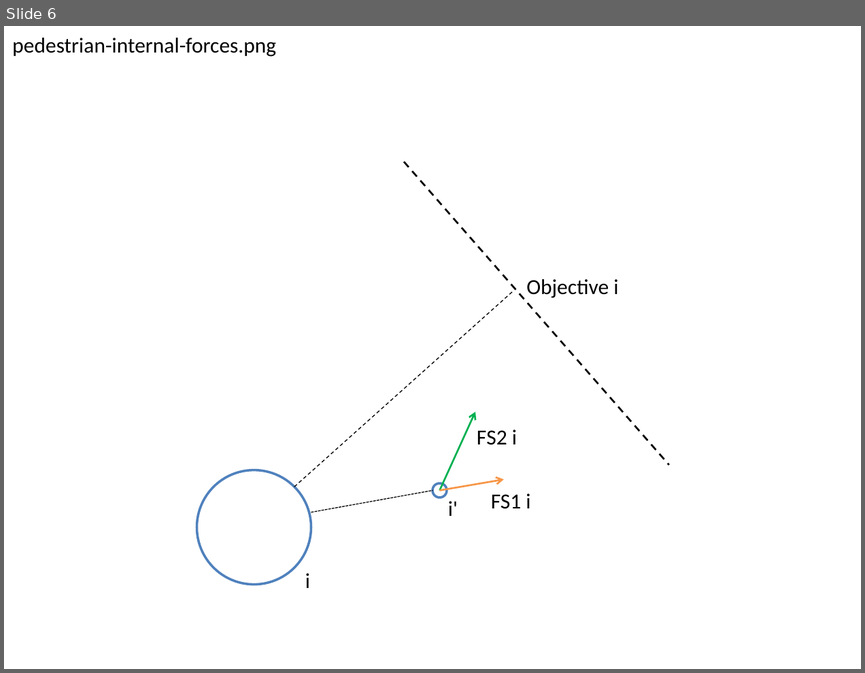
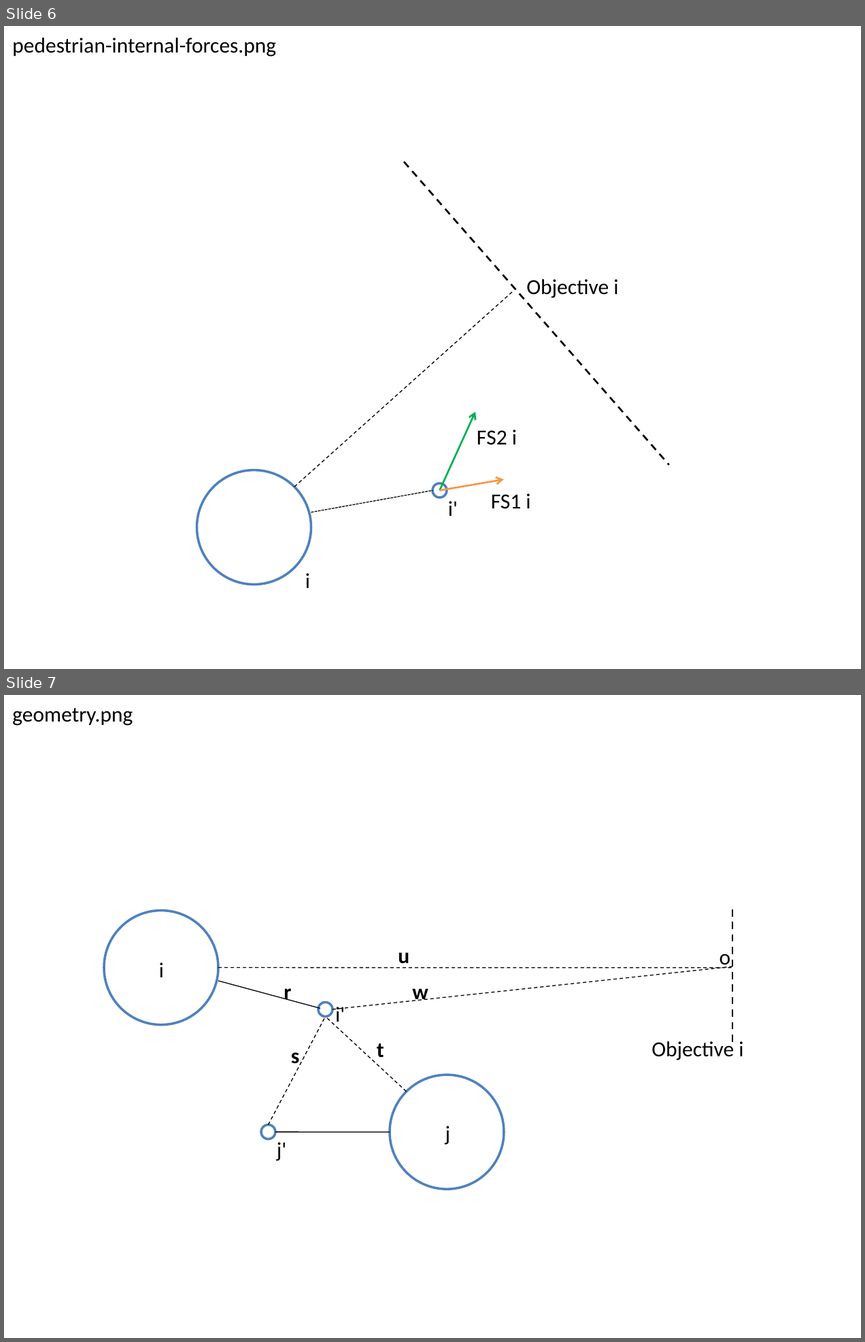
Before and after one commit to amarseillan-zz/pedestriansimulation, a slide deck: doc/informe/pictures.pptx. Shown one above the other, each under a label of ours: slide 6 before the commit, slides 6 and 7 after it. The pictures are 865x673 and 865x1342 pixels, drawn with LibreOffice and Linux fonts; fonts in the diff are those of the drawing. Boxes give left, top, right and bottom in pixels: in the first picture for what was removed or moved away, otherwise in the second. Text is boxed around its words. In the diff, an @@ line names an element or a change of style, - is before the commit and + after.

```diff
--- a/doc/informe/pictures.pptx
+++ b/doc/informe/pictures.pptx
@@ slide 7 added at [4,695,861,1338], background #FFFFFF @@
@@ text added at [12,708,133,726], 18 pt, text #000000 @@
+geometry.png
@@ ellipse added at [104,910,218,1024], outline #4F81BD 2 pt @@
@@ line added from (732, 909) to (732, 1045), #000000 1.5 pt dashed @@
@@ text added at [398,952,409,968], 18 pt, text #000000, bold @@
+u
@@ text added at [719,953,731,968], 18 pt, text #000000 @@
+o
@@ text added at [159,962,164,977], 18 pt, text #000000 @@
+i
@@ line added from (218, 968) to (732, 968), #000000 0.75 pt dashed @@
@@ line added from (332, 1009) to (732, 966), #000000 0.75 pt dashed @@
@@ line added from (218, 981) to (320, 1008), #000000 0.75 pt @@
@@ text added at [283,988,291,1001], 18 pt, text #000000, bold @@
+r
@@ text added at [412,988,428,1001], 18 pt, text #000000, bold @@
+w
@@ line added from (268, 1124) to (325, 1016), #000000 0.75 pt dashed @@
@@ ellipse added at [318,1002,333,1016], outline #4F81BD 2 pt @@
@@ line added from (407, 1091) to (325, 1016), #000000 0.75 pt dashed @@
@@ text added at [335,1006,345,1021], 18 pt, text #000000 @@
+i'
@@ text added at [651,1038,743,1060], 18 pt, text #000000 @@
+Objective i
@@ text added at [291,1052,300,1068], 18 pt, text #000000, bold @@
+s
@@ text added at [377,1043,384,1057], 18 pt, text #000000, bold @@
+t
@@ ellipse added at [390,1074,504,1189], outline #4F81BD 2 pt @@
@@ ellipse added at [261,1124,275,1139], outline #4F81BD 2 pt @@
@@ line added from (390, 1132) to (275, 1132), #000000 0.75 pt @@
@@ text added at [277,1142,286,1161], 18 pt, text #000000 @@
+j'
@@ text added at [445,1125,451,1144], 18 pt, text #000000 @@
+j
```
Also in this commit, not shown: 4 other files.
